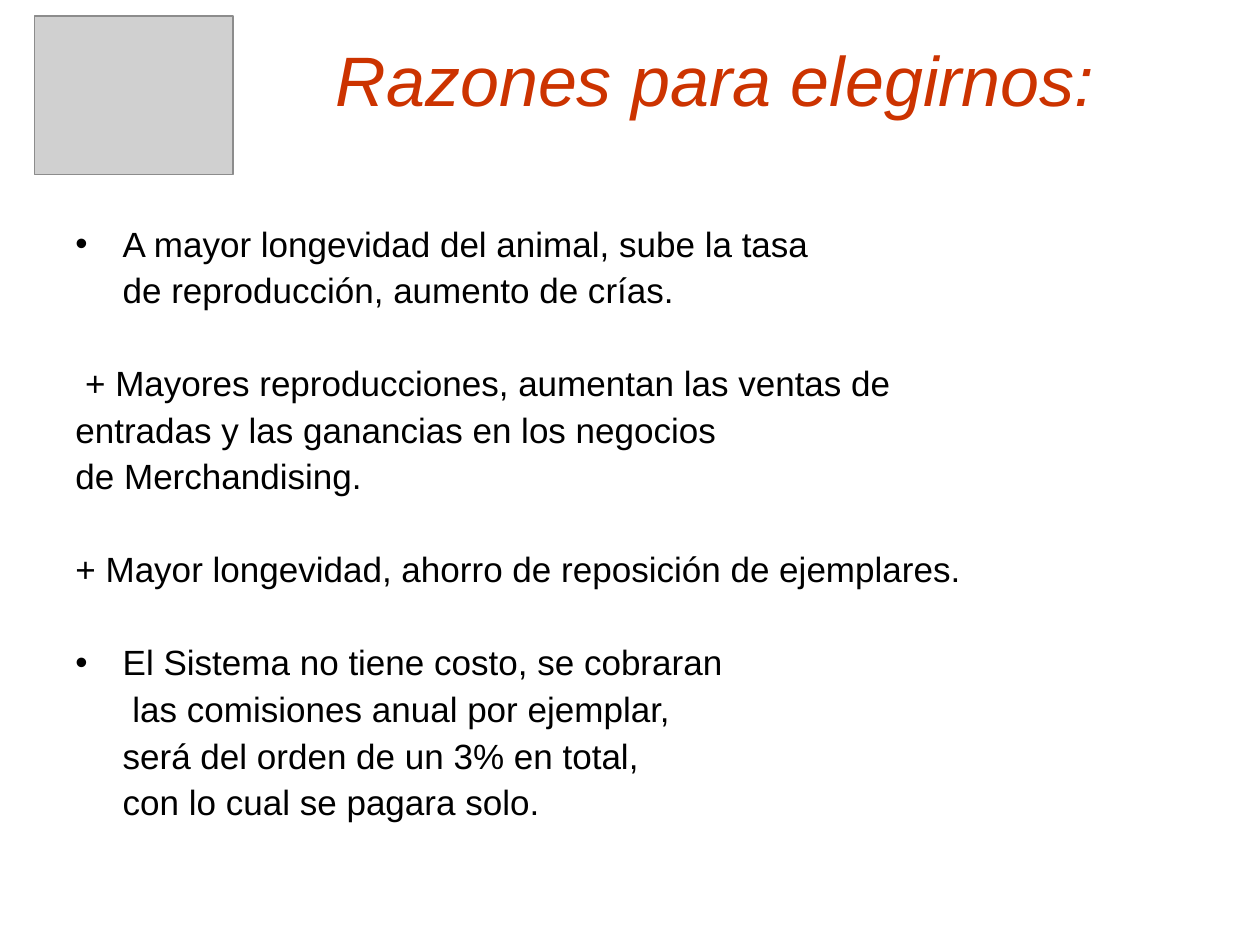
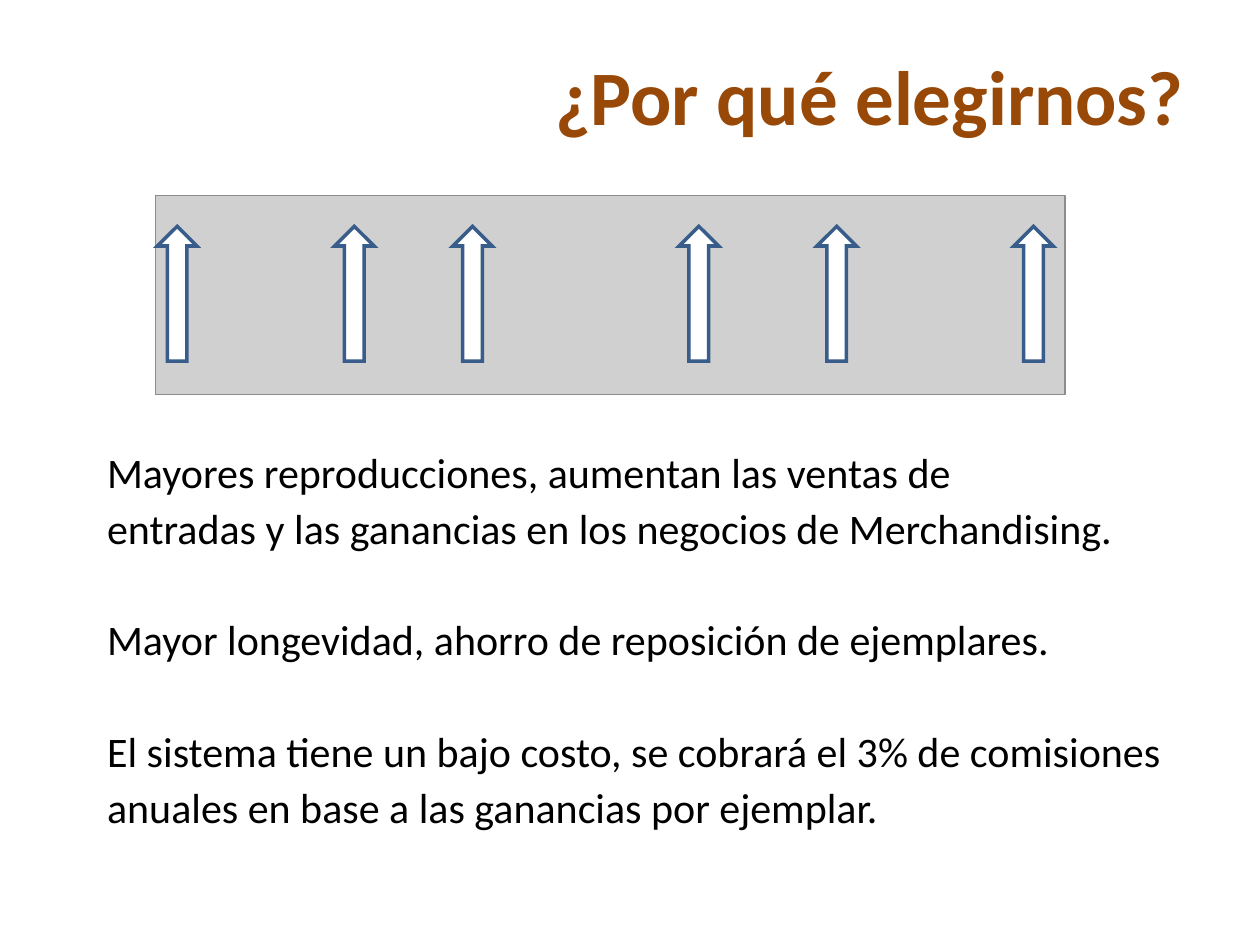
Before and after one commit to skiel85/taller-desarrollo-proyectos-i, a slide deck: slide 22 of Presentaciones/Demo Gerencial.ppt (slide 16 before the commit). Drawn at 1260x945 pixels with LibreOffice and Linux fonts; fonts in the diff are those of the drawing; grey boxes stand for pictures; background and template pictures are left out. Boxes give left, top, right and bottom in pixels: in the first picture for what was removed or moved away, otherwise in the second. Text is boxed around its words. In the diff, an @@ line names an element or a change of style, - is before the commit and + after.

```diff
--- a/Presentaciones/Demo Gerencial.ppt
+++ b/Presentaciones/Demo Gerencial.ppt
@@ title at <box>555,71,1183,138</box>: text changed; size 40 to 44 pt; font Arial to Calibri; text colour #CC3300 to #984807; bold on; italic off @@
-Razones para elegirnos:
+¿Por qué elegirnos?
@@ picture: place and size @@
-picture at <box>34,16,233,175</box>
+picture at <box>155,195,1065,394</box>
@@ up arrow added at <box>158,227,197,362</box>, fill #FFFFFF, outline #385D8A 2.01 pt @@
@@ up arrow added at <box>335,227,374,362</box>, fill #FFFFFF, outline #385D8A 2.01 pt @@
@@ up arrow added at <box>452,227,491,362</box>, fill #FFFFFF, outline #385D8A 2.01 pt @@
@@ up arrow added at <box>679,227,718,362</box>, fill #FFFFFF, outline #385D8A 2.01 pt @@
@@ up arrow added at <box>816,227,856,362</box>, fill #FFFFFF, outline #385D8A 2.01 pt @@
@@ up arrow added at <box>1014,227,1053,362</box>, fill #FFFFFF, outline #385D8A 2.01 pt @@
@@ text at <box>107,458,1160,831</box>: text changed; size 20 to 24 pt; font Arial to Calibri @@
-• A mayor longevidad del animal, sube la tasa
-de reproducción, aumento de crías.
-+ Mayores reproducciones, aumentan las ventas de
-entradas y las ganancias en los negocios
-de Merchandising.
-+ Mayor longevidad, ahorro de reposición de ejemplares.
-• El Sistema no tiene costo, se cobraran
-las comisiones anual por ejemplar,
-será del orden de un 3% en total,
-con lo cual se pagara solo.
+Mayores reproducciones, aumentan las ventas de
+entradas y las ganancias en los negocios de Merchandising.
+Mayor longevidad, ahorro de reposición de ejemplares.
+El sistema tiene un bajo costo, se cobrará el 3% de comisiones
+anuales en base a las ganancias por ejemplar.
```
Also in this commit, not shown: 13 other slides changed, 10 slides added, 4 slides removed.
